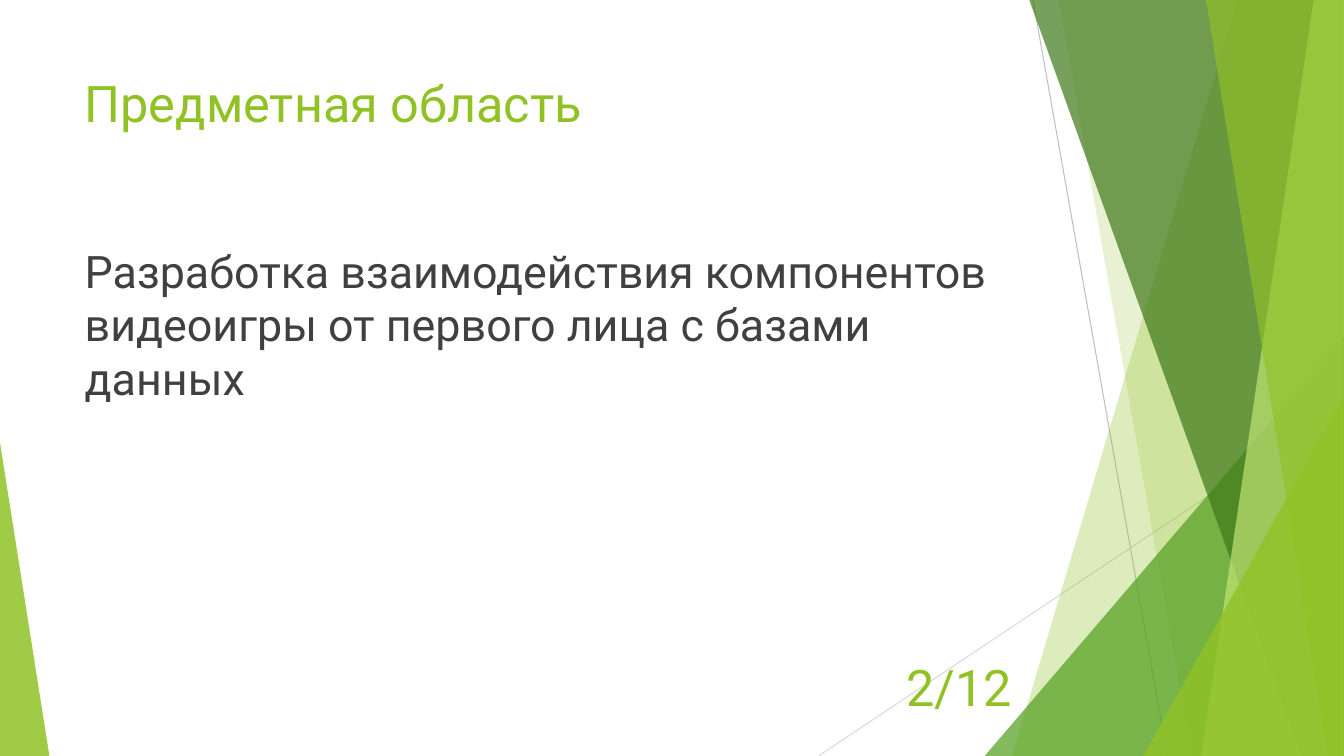
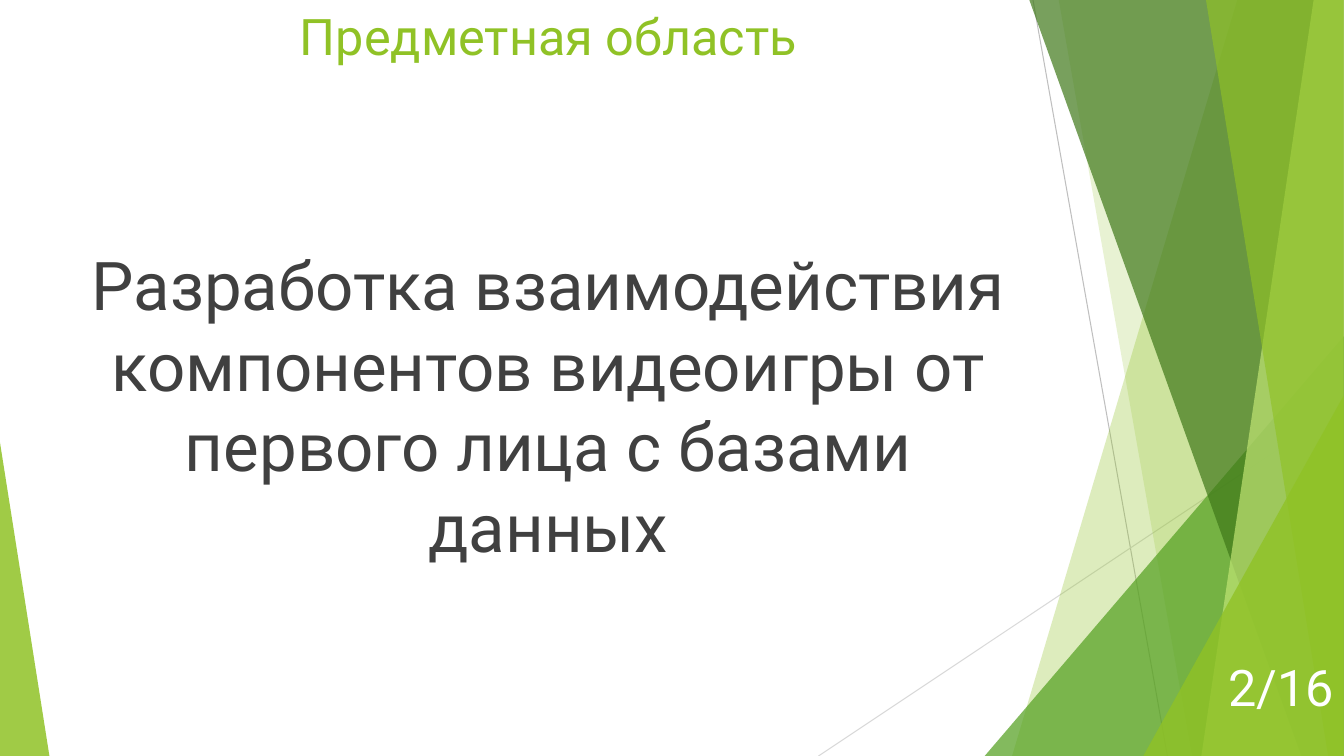
Before and after one commit to enitnel/mysterious-project, a slide deck: slide 2 of Dms coursework presentation.pptx. Drawn at 1344x756 pixels with LibreOffice and Linux fonts; fonts in the diff are those of the drawing. Boxes give left, top, right and bottom in pixels: in the first picture for what was removed or moved away, otherwise in the second. Text is boxed around its words. In the diff, an @@ line names an element or a change of style, - is before the commit and + after.

```diff
--- a/Dms coursework presentation.pptx
+++ b/Dms coursework presentation.pptx
@@ title "Предметная область": place and size @@
-title "Предметная область" at [85,83,582,133]
+title "Предметная область" at [300,16,797,66]
@@ title "Предметная область" at [300,16,797,66]: alignment left to centre @@
@@ text "Разработка взаимодействия компонентов видеоигры от ..." at [92,259,1005,563]: size 32 to 48 pt; alignment left to centre @@
@@ page number at [1228,669,1334,709]: text changed; text colour #90C226 to #FFFFFF @@
-2/12
+2/16
```
Also in this commit, not shown: 11 other slides changed, 4 slides added, 58 other files.
